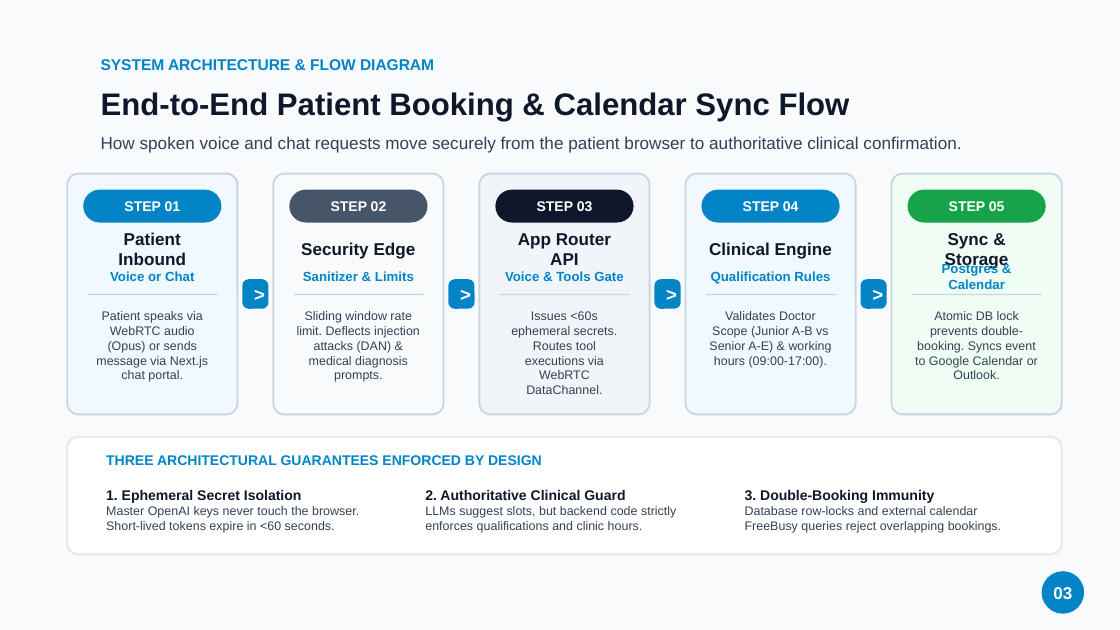
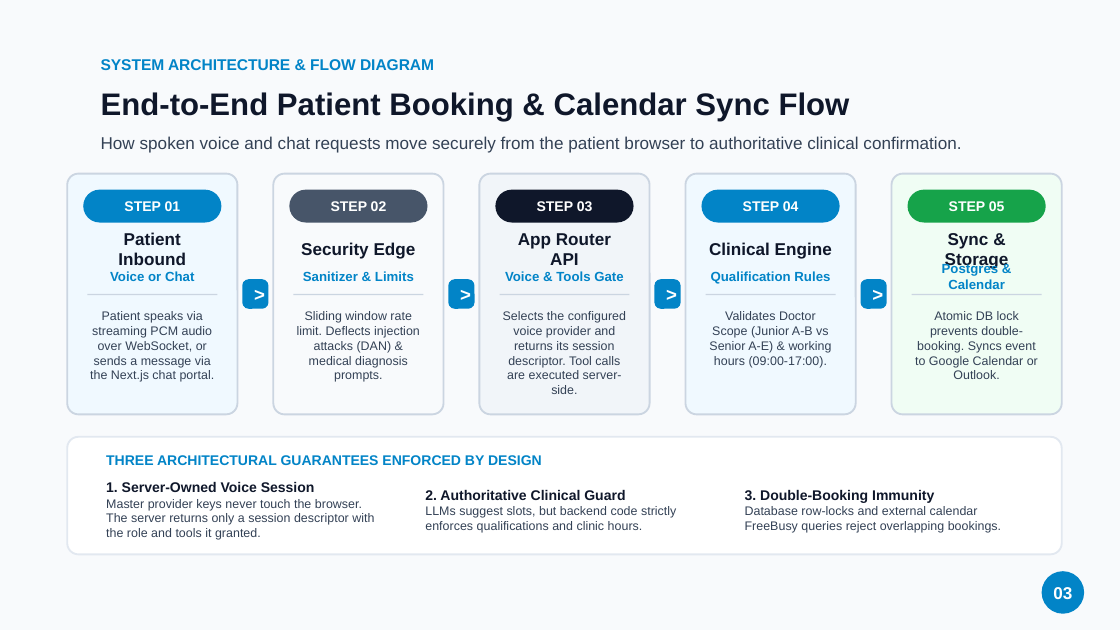
Before and after one commit to wafik/dental-ai-bot, a slide deck: slide 3 of docs/BrightSmile_Dental_AI_Presentation.pptx. Drawn at 1120x630 pixels with LibreOffice and Linux fonts; fonts in the diff are those of the drawing. Boxes give left, top, right and bottom in pixels: in the first picture for what was removed or moved away, otherwise in the second. Text is boxed around its words. In the diff, an @@ line names an element or a change of style, - is before the commit and + after.

```diff
--- a/docs/BrightSmile_Dental_AI_Presentation.pptx
+++ b/docs/BrightSmile_Dental_AI_Presentation.pptx
@@ text at (x1=90, y1=311, x2=215, y2=382): text changed @@
-Patient speaks via WebRTC audio (Opus) or sends message via Next.js chat portal.
+Patient speaks via streaming PCM audio over WebSocket, or sends a message via the Next.js chat portal.
@@ text at (x1=503, y1=311, x2=626, y2=394): text changed @@
-Issues <60s ephemeral secrets. Routes tool executions via WebRTC DataChannel.
+Selects the configured voice provider and returns its session descriptor. Tool calls are executed server-side.
@@ text at (x1=106, y1=482, x2=374, y2=540): text changed @@
-1. Ephemeral Secret Isolation
-Master OpenAI keys never touch the browser. Short-lived tokens expire in <60 seconds.
+1. Server-Owned Voice Session
+Master provider keys never touch the browser. The server returns only a session descriptor with the role and tools it granted.
```
Also in this commit, not shown: 4 other slides changed, 15 other files.
